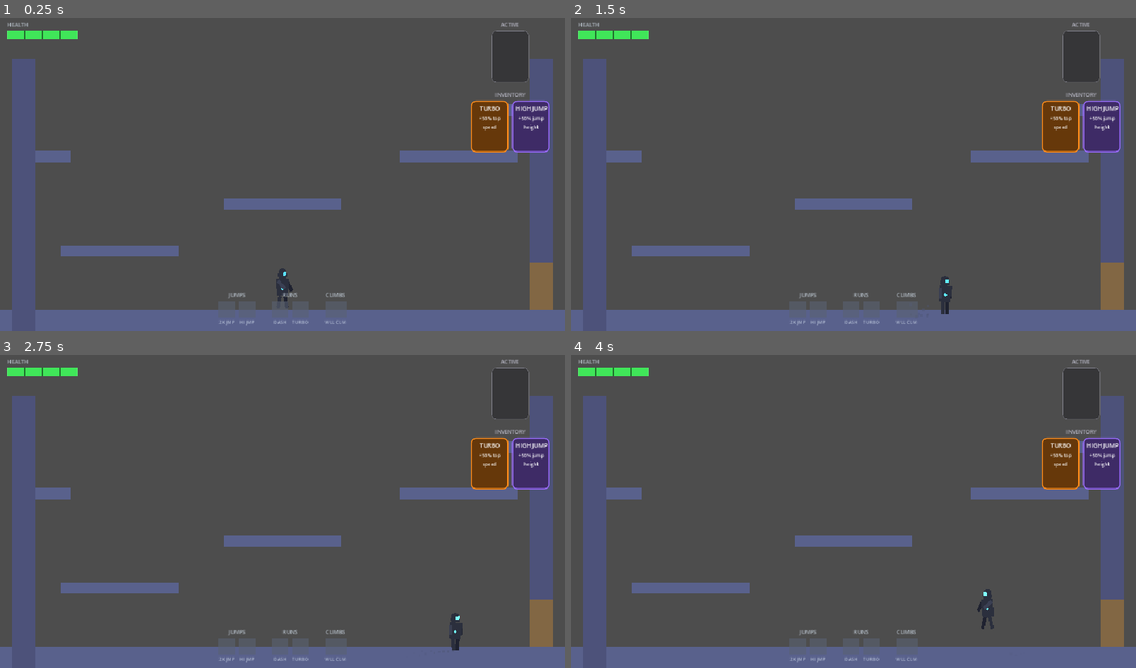
Above: before the commit, frames 1-4 (two rows, left to right).
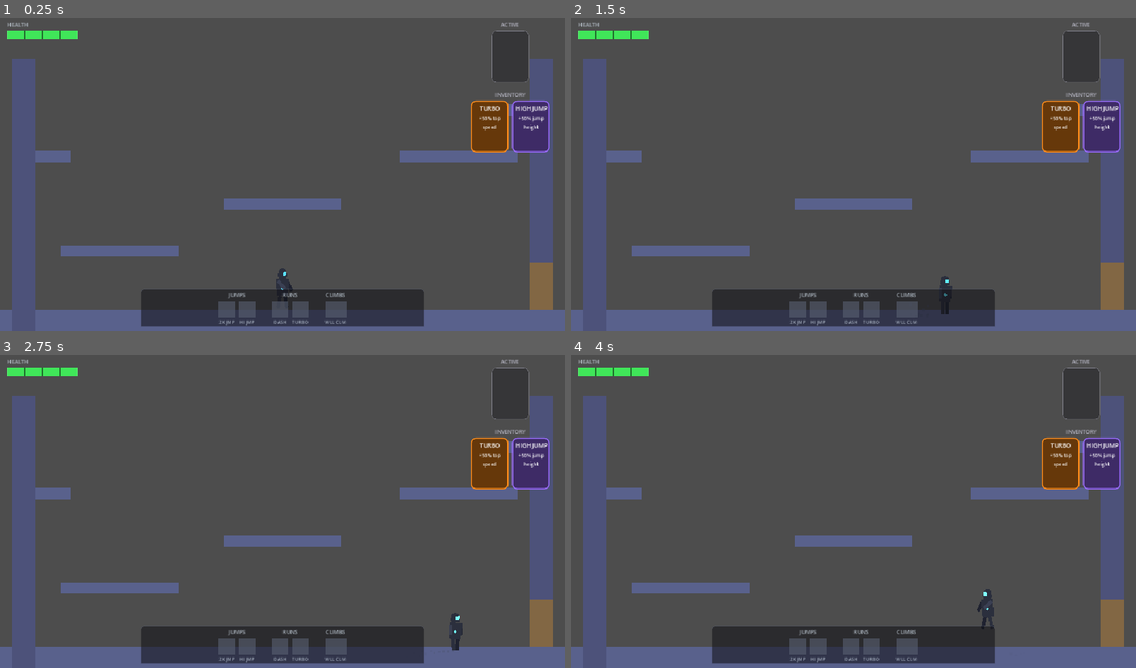
Above: after the commit, the same moments.

Repository: andy-augustine/godot-helloworld
Game: Godot game, scene res://World.tscn
The game is run twice, just before and just after one commit, with the same random seed, the same clock (stepped at 60 frames per second) and the same inputs.
Inputs (mouse positions are in pixels of both pictures, inside the frame that each line leads up to):
- Up to frame 1 (0.25 s): no input
- Up to frame 2 (1.5 s): tap Enter (ui_accept) at 0.5 s; move the mouse to (977, 155) at 0.52 s; hold D (move_right) 0.53-1.25 s; tap Shift (dash) at 0.6 s; click (977, 155) at 0.67 s; tap Space (jump) at 0.77 s; drag from (740, 187) to (1113, 287) at 1.27 s
- Up to frame 3 (2.75 s): tap Enter (ui_accept) at 2 s; move the mouse to (339, 439) at 2.02 s; hold D (move_right) from 2.03 s (still down); tap Shift (dash) at 2.1 s; click (339, 439) at 2.17 s
- Up to frame 4 (4 s): release D (move_right) at 2.75 s; drag from (825, 574) to (684, 461) at 2.77 s; tap Enter (ui_accept) at 3.5 s; move the mouse to (1023, 558) at 3.52 s; hold A (move_left) from 3.53 s (still down); tap Shift (dash) at 3.6 s; click (1023, 558) at 3.67 s; tap Space (jump) at 3.77 s

The runs differ from the first frame. In frame 1, 5.4% of the frame differs, in the area x 25-75%, y 86-99%; in frame 2, 5.4%; in frame 3, 5.5%; in frame 4, 5.5%.

Commit message:
P4 (pickups): polish — dash trail, rig tint, strip background
Player dash now reads as a dash visually, not just as fast horizontal
motion. While _dash_timer > 0:
- Rig modulate tints to a warm cream (matches the RUNS hue family)
- New CPUParticles2D 'DashTrail' on the rig emits backward against the
  dash direction (24 particles, 0.32s lifetime, warm orange ramp)
On dash exit, an edge-detected cleanup branch (_was_dashing) restores
modulate and stops emission so neither leaks past the dash window.

AbilityStrip gets a StyleBoxFlat background panel (translucent dark,
6px top corner radius, 1px border) so it reads as UI when the player
walks across the bottom of the screen rather than dissolving into the
world. Verified visually via screenshot post-pickup.

Co-Authored-By: Claude Opus 4.7 (1M context) <noreply@anthropic.com>

Diff:
--- a/hud/AbilityStrip.tscn
+++ b/hud/AbilityStrip.tscn
@@ -1,6 +1,13 @@
-[gd_scene format=3 load_steps=2]
+[gd_scene format=3 load_steps=3]
 
 [ext_resource type="Script" path="res://hud/AbilityStrip.gd" id="1_strip"]
+
+[sub_resource type="StyleBoxFlat" id="StyleBoxFlat_stripbg"]
+bg_color = Color(0.06, 0.06, 0.08, 0.55)
+border_width_top = 1
+border_color = Color(0.4, 0.45, 0.55, 0.25)
+corner_radius_top_left = 6
+corner_radius_top_right = 6
 
 [node name="AbilityStrip" type="Control"]
 anchors_preset = 12
@@ -13,3 +20,18 @@
 grow_vertical = 0
 mouse_filter = 2
 script = ExtResource("1_strip")
+
+[node name="Background" type="PanelContainer" parent="."]
+anchors_preset = 8
+anchor_left = 0.5
+anchor_top = 0.5
+anchor_right = 0.5
+anchor_bottom = 0.5
+offset_left = -240.0
+offset_top = -34.0
+offset_right = 240.0
+offset_bottom = 30.0
+grow_horizontal = 2
+grow_vertical = 2
+mouse_filter = 2
+theme_override_styles/panel = SubResource("StyleBoxFlat_stripbg")
--- a/player/player.gd
+++ b/player/player.gd
@@ -89,7 +89,11 @@
 @onready var _land_dust: CPUParticles2D = $Rig/LandDust
 @onready var _run_dust: CPUParticles2D = $Rig/RunDust
 @onready var _wall_sparks: CPUParticles2D = $Rig/WallSlideSparks
+@onready var _dash_trail: CPUParticles2D = $Rig/DashTrail
 @onready var _wall_slide_audio: AudioStreamPlayer = $WallSlideAudio
+const DASH_TINT := Color(1.0, 0.85, 0.55, 1.0)  # warm cream while dashing
+const _NORMAL_TINT := Color(1, 1, 1, 1)
+var _was_dashing: bool = false
 var _facing: int = 1
 var _was_grounded: bool = true
 var _was_wall_sliding: bool = false
@@ -245,7 +249,14 @@
 		_dash_timer = max(_dash_timer - delta, 0.0)
 		velocity.x = float(_dash_dir) * DASH_SPEED
 		velocity.y = 0.0
+		_was_dashing = true
 		return true
+
+	# Edge: just stopped dashing — clear visual feedback
+	if _was_dashing:
+		_was_dashing = false
+		_rig.modulate = _NORMAL_TINT
+		_dash_trail.emitting = false
 
 	# Trigger check — gated on Inventory ownership.
 	if not Input.is_action_just_pressed("dash"):
@@ -276,6 +287,11 @@
 	var cam: Node = get_tree().get_first_node_in_group("camera")
 	if cam and cam.has_method("add_shake"):
 		cam.add_shake(DASH_CAMERA_SHAKE)
+	# Visual feedback — warm tint + trail particles aimed against motion
+	_rig.modulate = DASH_TINT
+	_dash_trail.direction = Vector2(-_dash_dir, 0)
+	_dash_trail.emitting = true
+	_was_dashing = true
 	return true
 
 
--- a/player/player.tscn
+++ b/player/player.tscn
@@ -682,6 +682,22 @@
 color = Color(1, 0.7, 0.35, 1)
 color_ramp = SubResource("Gradient_yw30f")
 
+[node name="DashTrail" type="CPUParticles2D" parent="Rig"]
+position = Vector2(0, 0)
+emitting = false
+amount = 24
+lifetime = 0.32
+emission_shape = 3
+emission_rect_extents = Vector2(8, 16)
+direction = Vector2(-1, 0)
+spread = 12.0
+gravity = Vector2(0, 0)
+initial_velocity_min = 30.0
+initial_velocity_max = 80.0
+scale_amount_min = 2.0
+scale_amount_max = 5.0
+color = Color(1, 0.55, 0.1, 0.85)
+
 [node name="AnimationPlayer" type="AnimationPlayer" parent="." unique_id=811606432]
 libraries/ = SubResource("AnimationLibrary_hg6s5")
 
